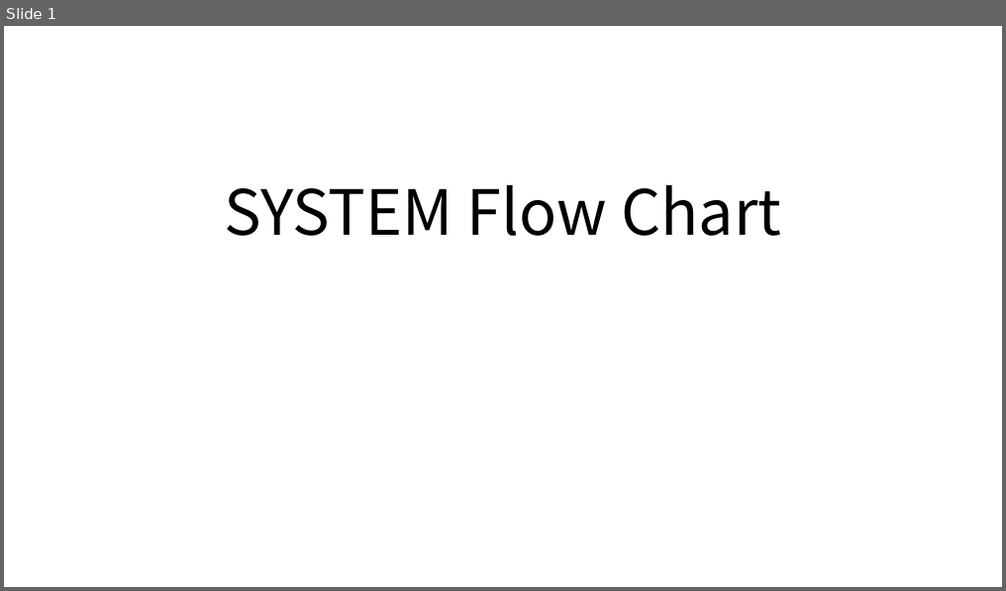
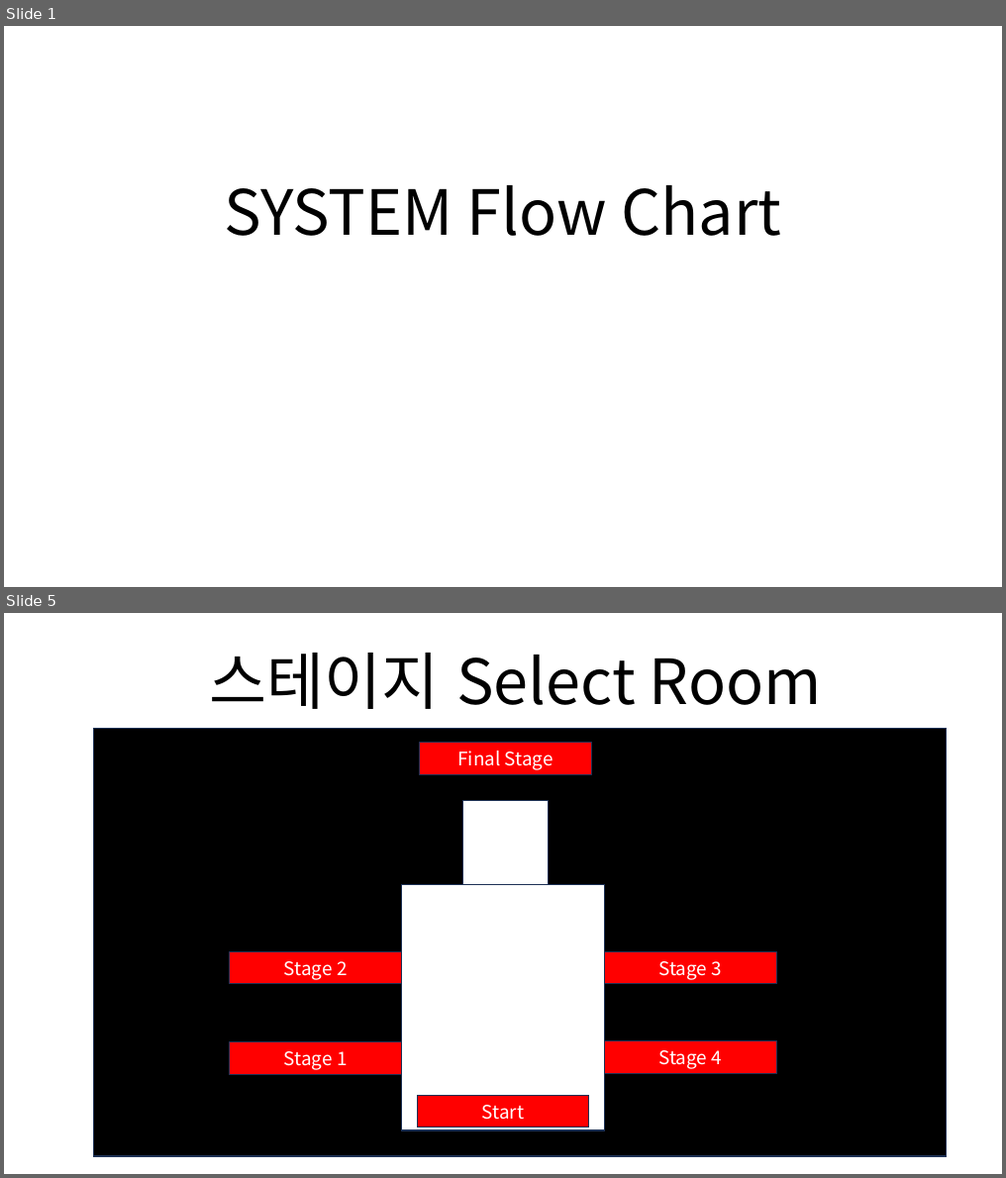
Before and after one commit to SBS-Academy-Team-Cube/Trip_of_Memories, a slide deck: Documents/Trip of memories SYSTEM Flow Chart.pptx. Shown one above the other, each under a label of ours: slide 1 before the commit, slides 1 and 5 after it; the slides between them are not shown. The pictures are 1006x591 and 1006x1178 pixels, drawn with LibreOffice and Linux fonts; fonts in the diff are those of the drawing. Boxes give left, top, right and bottom in pixels: in the first picture for what was removed or moved away, otherwise in the second. Text is boxed around its words. In the diff, an @@ line names an element or a change of style, - is before the commit and + after.

```diff
--- a/Documents/Trip of memories SYSTEM Flow Chart.pptx
+++ b/Documents/Trip of memories SYSTEM Flow Chart.pptx
@@ slide 5 added at (x1=4, y1=613, x2=1002, y2=1174), background #FFFFFF @@
@@ title added at (x1=210, y1=653, x2=822, y2=709), 60 pt, text #000000 @@
+스테이지 Select Room
@@ rectangle added at (x1=93, y1=729, x2=945, y2=1157), fill #000000, outline #1E3256 1 pt @@
@@ rectangle added at (x1=420, y1=743, x2=592, y2=774), fill #FF0000, outline #1E3256 1 pt, 18 pt, text #FFFFFF @@
+Final Stage
@@ rectangle added at (x1=463, y1=801, x2=548, y2=885), fill #FFFFFF, outline #1E3256 1 pt @@
@@ rectangle added at (x1=402, y1=885, x2=604, y2=1131), fill #FFFFFF, outline #1E3256 1 pt @@
@@ rectangle added at (x1=230, y1=953, x2=402, y2=984), fill #FF0000, outline #1E3256 1 pt, 18 pt, text #FFFFFF @@
+Stage 2
@@ rectangle added at (x1=604, y1=953, x2=776, y2=984), fill #FF0000, outline #1E3256 1 pt, 18 pt, text #FFFFFF @@
+Stage 3
@@ rectangle added at (x1=230, y1=1043, x2=402, y2=1075), fill #FF0000, outline #1E3256 1 pt, 18 pt, text #FFFFFF @@
+Stage 1
@@ rectangle added at (x1=604, y1=1042, x2=776, y2=1073), fill #FF0000, outline #1E3256 1 pt, 18 pt, text #FFFFFF @@
+Stage 4
@@ rectangle added at (x1=417, y1=1096, x2=589, y2=1128), fill #FF0000, outline #1E3256 1 pt, 18 pt, text #FFFFFF @@
+Start
```
Also in this commit, not shown: 1 slide changed, 3 other slides added, 1 slide removed.
